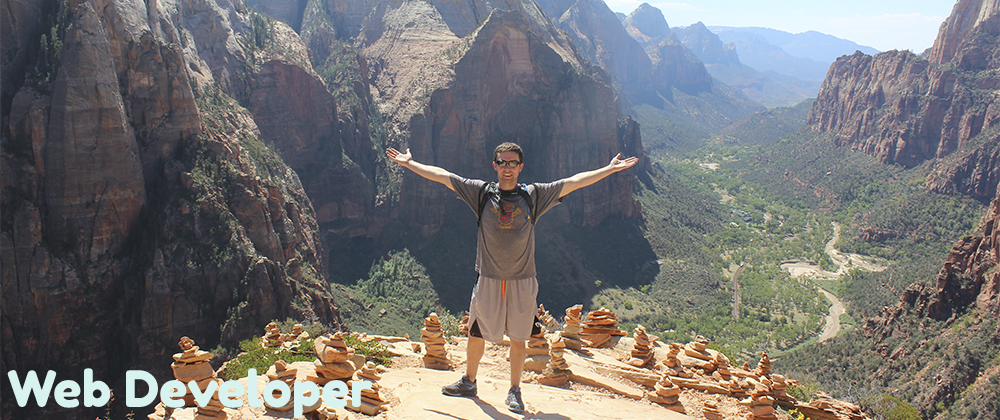
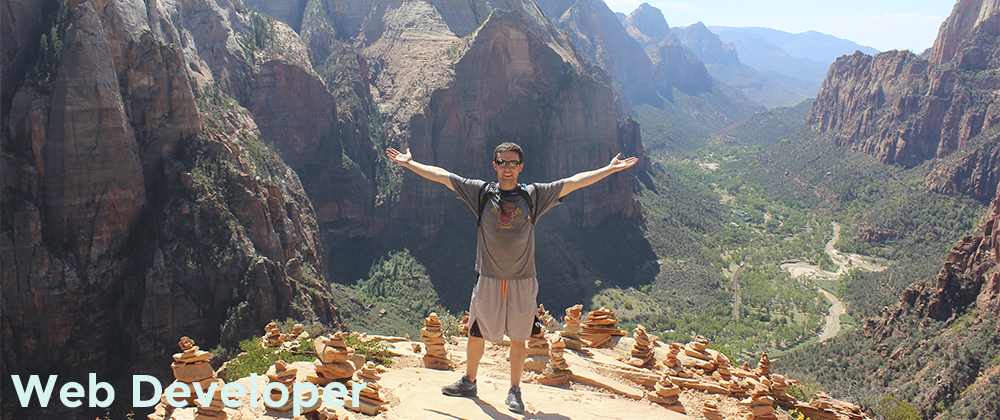
The second w=1000, h=420 image is a revision of the first. Changes to its layers:
painted on "Web Developer" over (7, 368, 372, 419)
